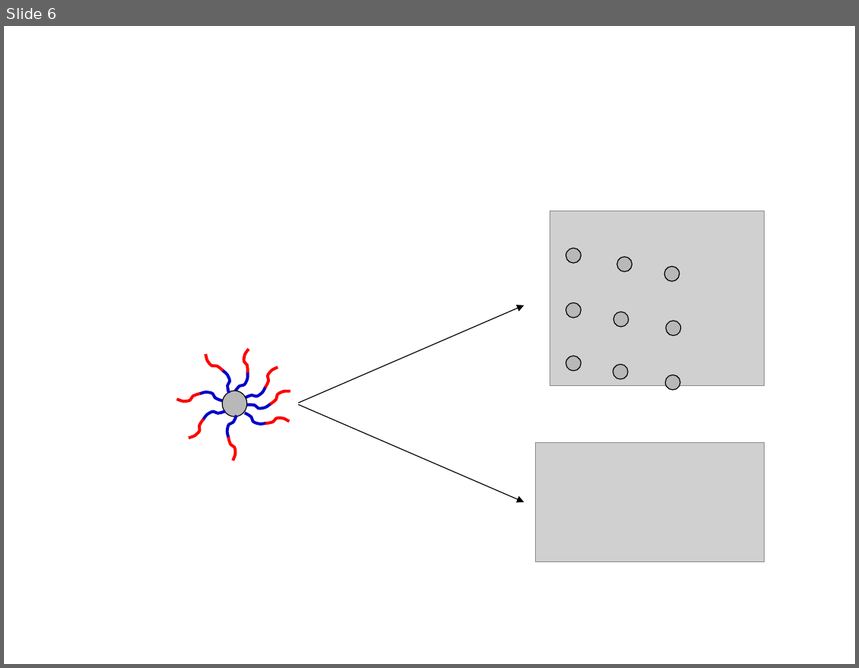
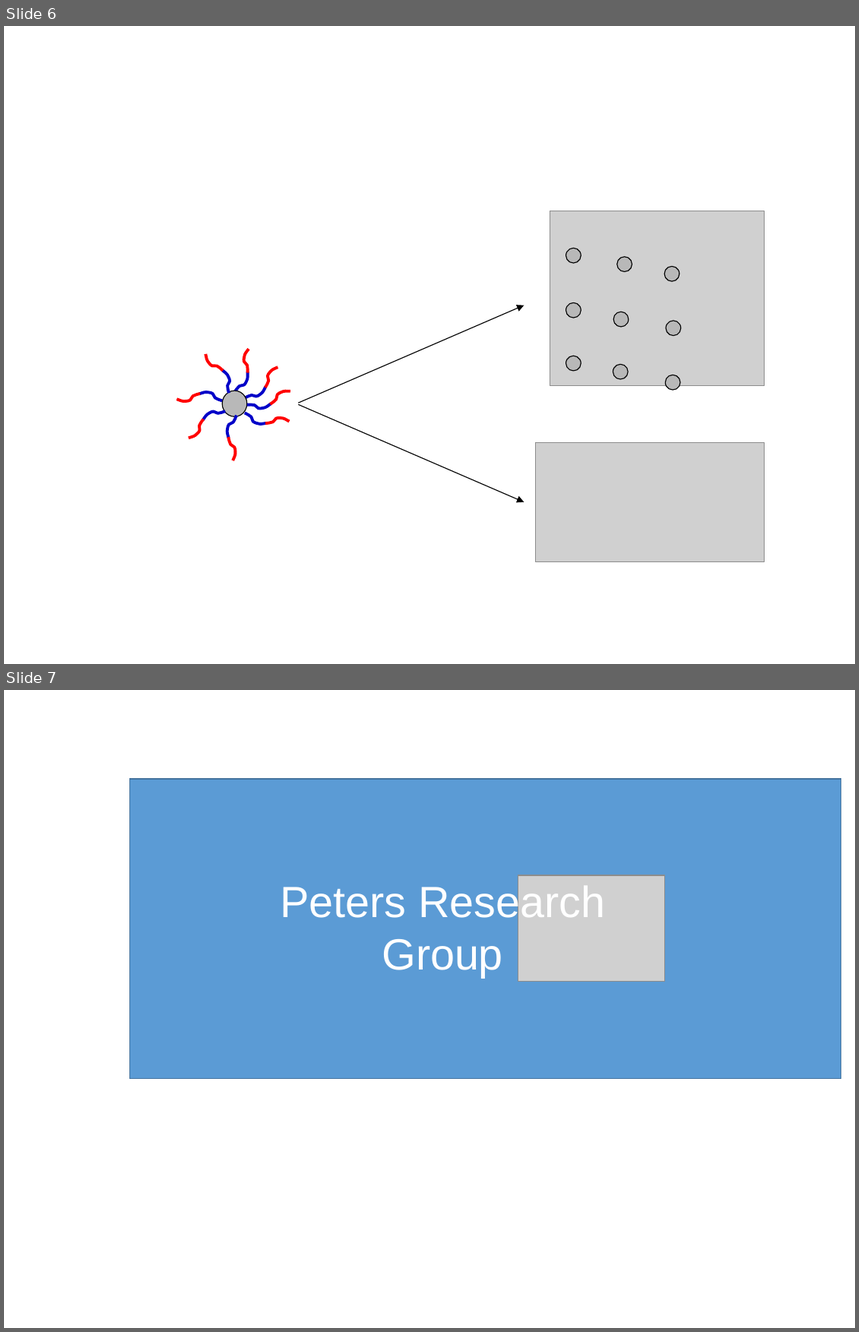
Before and after one commit to PetersResearchGroup/PetersResearchGroupWebsite, a slide deck: images/site/Images.pptx. Shown one above the other, each under a label of ours: slide 6 before the commit, slides 6 and 7 after it. The pictures are 859x668 and 859x1332 pixels, drawn with LibreOffice and Linux fonts; fonts in the diff are those of the drawing; grey boxes stand for pictures. Boxes give left, top, right and bottom in pixels: in the first picture for what was removed or moved away, otherwise in the second. Text is boxed around its words. In the diff, an @@ line names an element or a change of style, - is before the commit and + after.

```diff
--- a/images/site/Images.pptx
+++ b/images/site/Images.pptx
@@ slide 7 added at [4,690,855,1328], background #FFFFFF @@
@@ rectangle added at [130,780,842,1079], fill #5B9BD5, outline #43739E 1 pt @@
@@ text added at [280,882,605,977], 37 pt, text #FFFFFF @@
+Peters Research Group
@@ picture added at [518,875,665,981] @@
```
Also in this commit, not shown: 1 other slide added, 13 other files.
